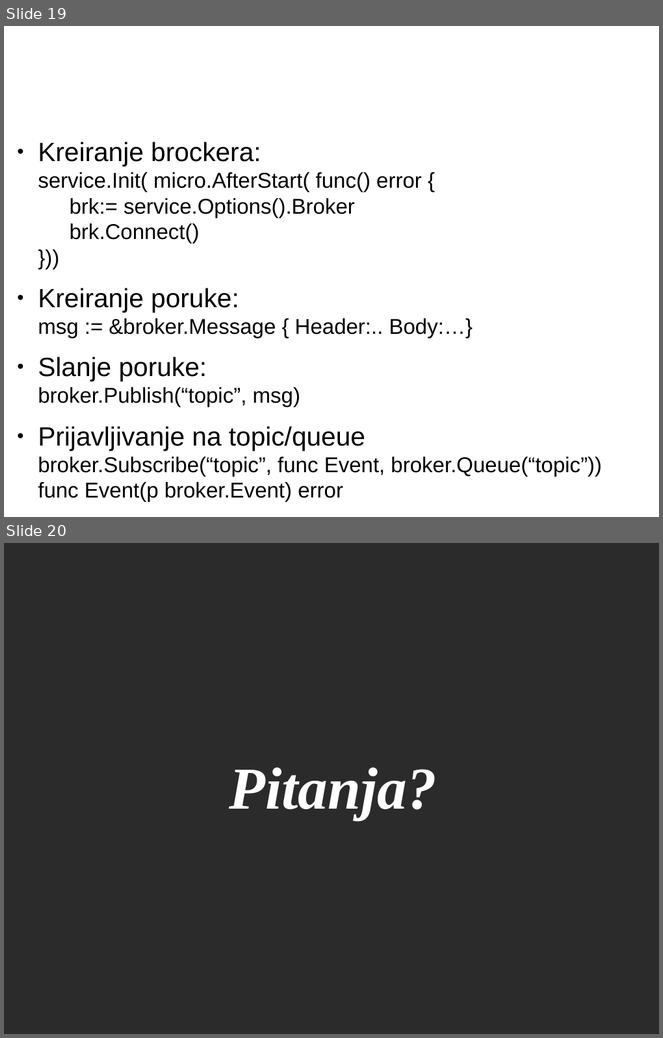
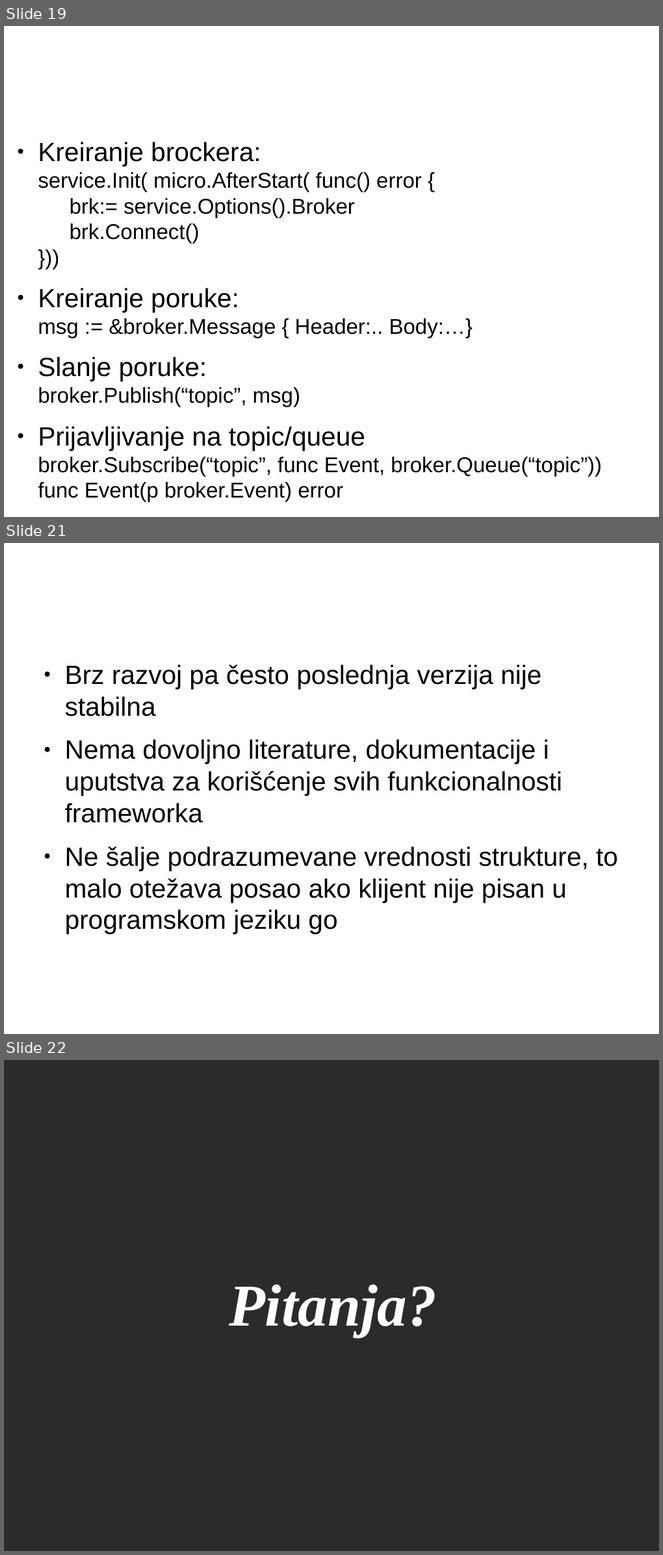
Before and after one commit to CommName/Go-micro-DemoApp, a slide deck: GoMicroUvod.pptx. Shown one above the other, each under a label of ours: slides 19 and 20 before the commit, slides 19, 21 and 22 after it; the slides between them are not shown. The pictures are 663x1038 and 663x1555 pixels, drawn with LibreOffice and Linux fonts; fonts in the diff are those of the drawing; background and template pictures are left out; a plain dark background stands for a picture behind light text. Boxes give left, top, right and bottom in pixels: in the first picture for what was removed or moved away, otherwise in the second. Text is boxed around its words. In the diff, an @@ line names an element or a change of style, - is before the commit and + after.

```diff
--- a/GoMicroUvod.pptx
+++ b/GoMicroUvod.pptx
@@ slide 21 added at [4,543,659,1034], background picture (left out) @@
@@ text added at [36,563,627,644], 44 pt, text #FFFFFF @@
+Mane
@@ text added at [65,665,618,934], 32 pt, text #000000 @@
+● Brz razvoj pa često poslednja verzija nije stabilna
+● Nema dovoljno literature, dokumentacije i uputstva za korišćenje svih funkcionalnosti frameworka
+● Ne šalje podrazumevane vrednosti strukture, to malo otežava posao ako klijent nije pisan u programskom jeziku go
@@ what was slide 20 is now slide 22 @@
```
Also in this commit, not shown: 4 slides changed, 1 other slide added.
